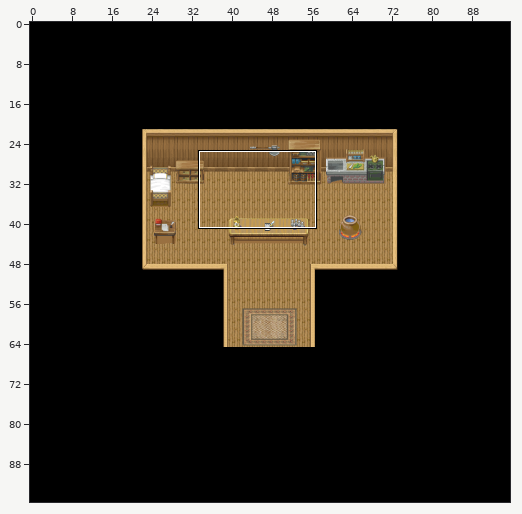
Tiled map -- Content/tiledmaps/home/noah_room.tmx. The first picture is a wide view before the edit; the outline marks the close-up.
Close-up. Old version:
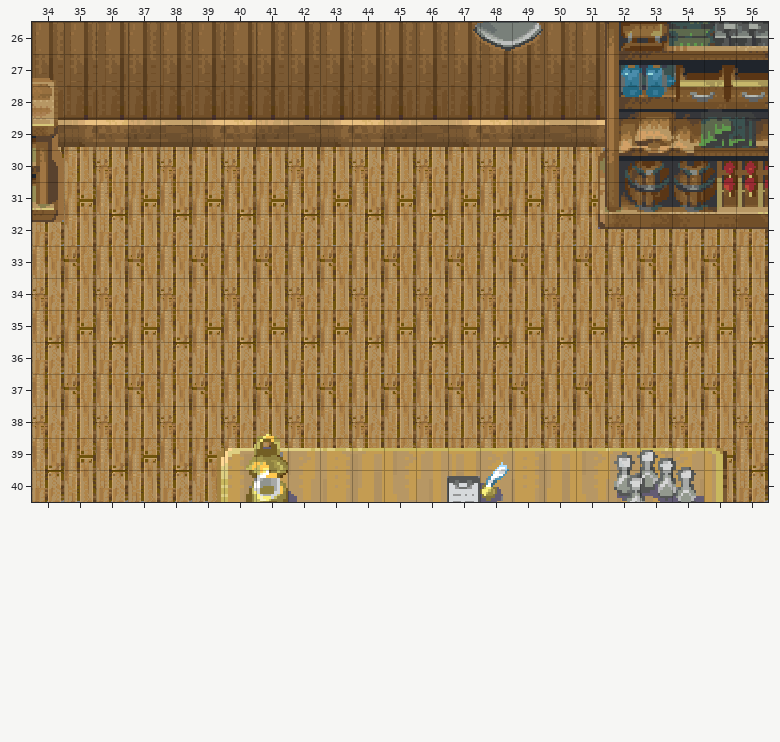
Cells are 32x32 px. Shown: x 34..56, y 26..40. Not drawn, because the pictures are missing: unchanged layer "Block".
And afterwards:
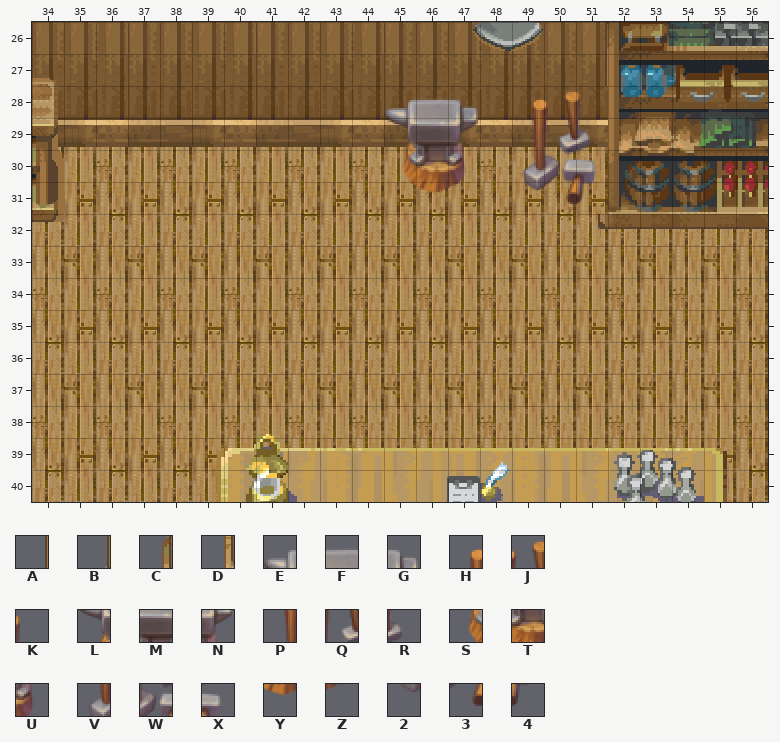
Key: from "RoomMc": A 384, B 508, C 570, D 632; from "extraobj_tile01": E 384, F 385, G 386, H 387, J 388, K 389, L 432, M 433, N 434, P 435, Q 436, R 437, S 480, T 481, U 482, V 483, W 484, X 485, Y 529, Z 530, 2 531, 3 532, 4 533.
_ is an empty cell, . an unchanged one.
Change:
--- layer "Tile Layer 4"
@@ x 45..51 @@
-28 ___.__A
-29 ___.__B
-30 ___.__C
-31 .__.__D
+28 EFG.HJK
+29 LMN.PQR
+30 STU.VWX
+31 .YZ.234
